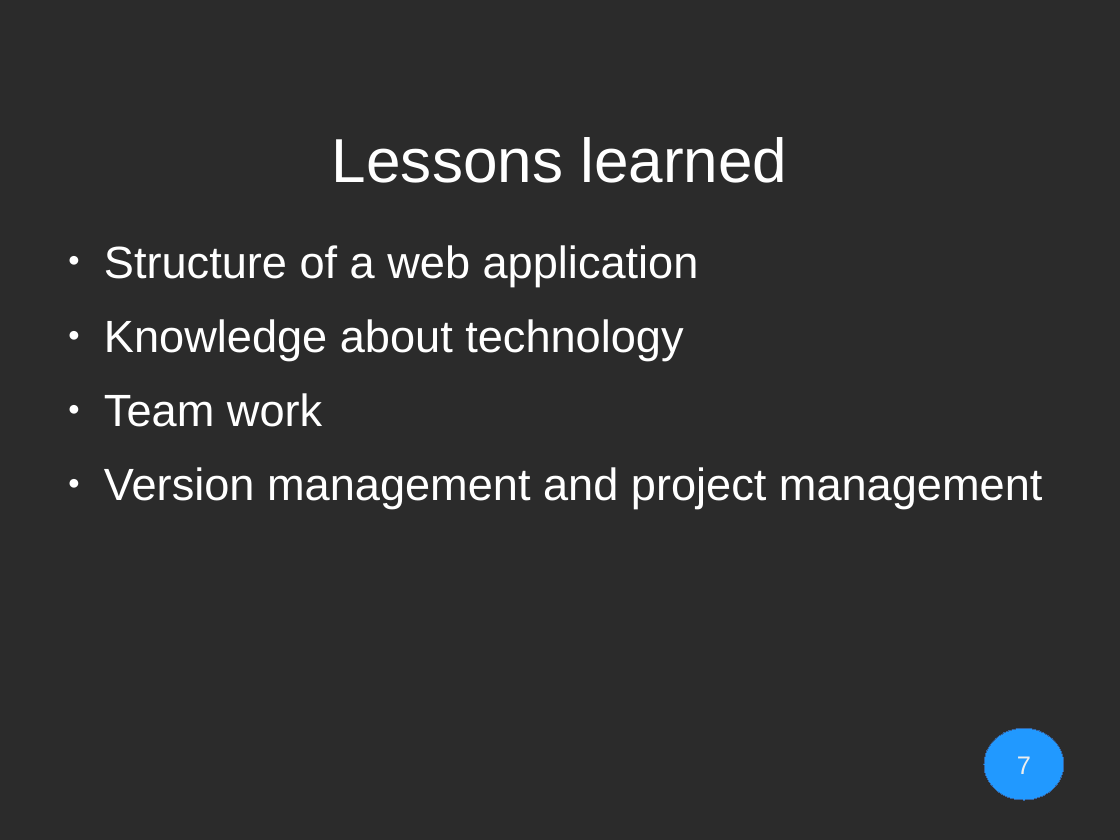
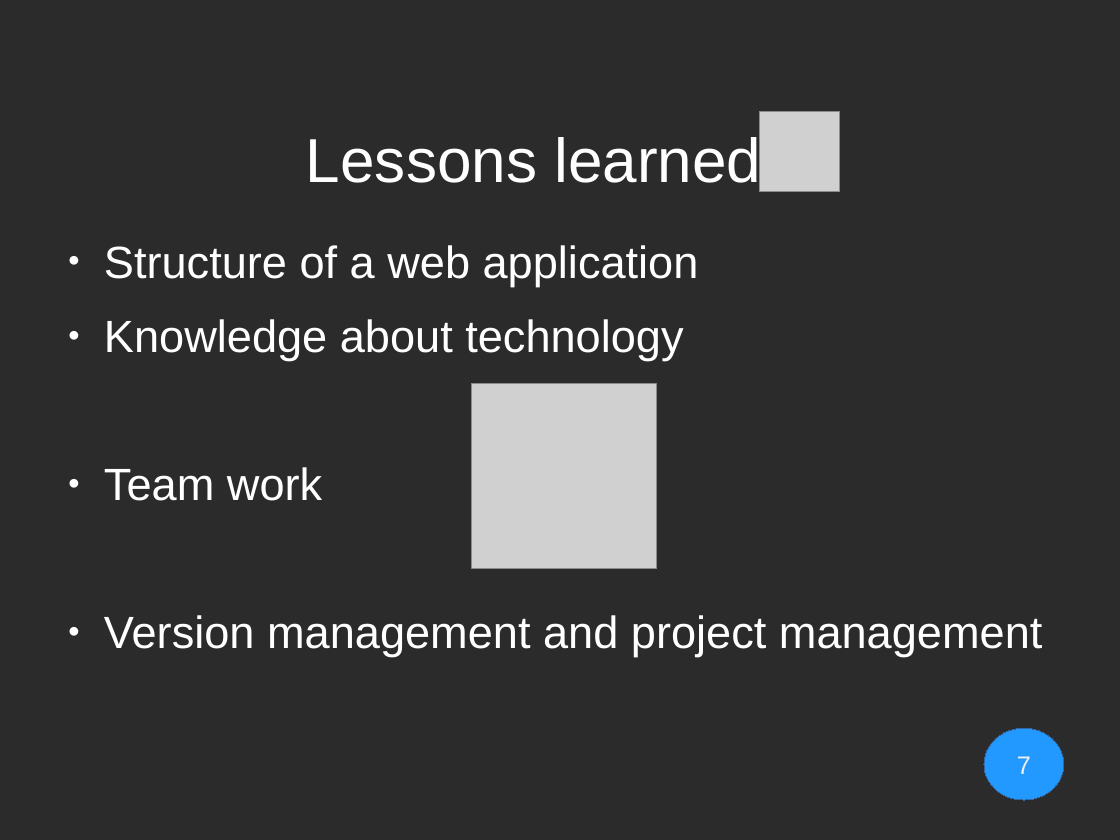
Before and after one commit to Geopras/IdeaWatcher, a slide deck: slide 7 of presentation/bassbiene.odp. Drawn at 1120x840 pixels with LibreOffice and Linux fonts; fonts in the diff are those of the drawing; grey boxes stand for pictures; background and template pictures are left out; a plain dark background stands for a picture behind light text. Boxes give left, top, right and bottom in pixels: in the first picture for what was removed or moved away, otherwise in the second. Text is boxed around its words. In the diff, an @@ line names an element or a change of style, - is before the commit and + after.

```diff
--- a/presentation/bassbiene.odp
+++ b/presentation/bassbiene.odp
@@ title "Lessons learned" rewrapped from (x1=332, y1=137, x2=787, y2=183) to (x1=306, y1=133, x2=761, y2=192) @@
@@ picture added at (x1=760, y1=112, x2=841, y2=192) @@
@@ text "Structure of a web application" rewrapped from (x1=104, y1=245, x2=1042, y2=509) to (x1=104, y1=245, x2=1042, y2=657) @@
@@ picture added at (x1=473, y1=384, x2=658, y2=569) @@
```
Also in this commit, not shown: 2 other slides changed, 4 other files.
